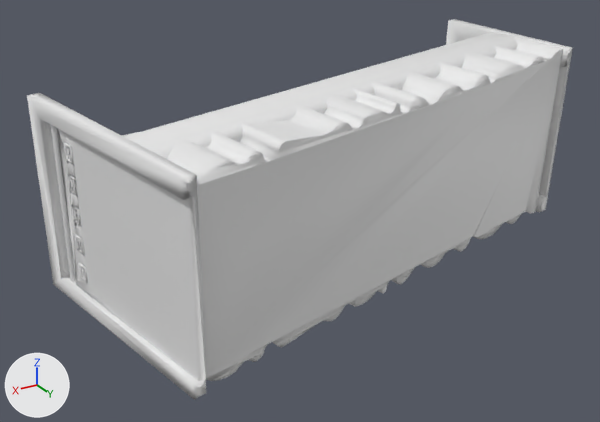
What one commit did to the OBJ model data/ShapeDatabase_INFOMR-master_normalized/Bed/D00836.obj.
Both versions are drawn from a 50 mm camera at (0.718, 1.128, 0.548) aimed at (0.005, -0.061, -0.046). Every picture has the same lights, and +X, +Y and +Z are marked at lower left. Where no turn or scale is listed for an object, it has been applied to the vertices.

The first picture shows 'D00836'.
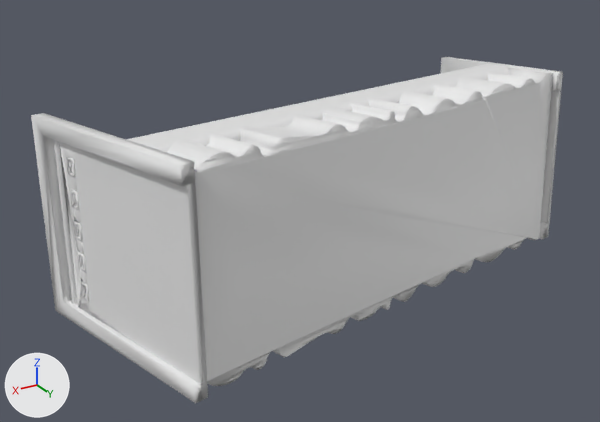
What the commit changed:
me_d00836 is used by ob_d00836; location (0.0, 0.0, 0.0).
me_d00836 had 9990 vertices, 20043 faces and spanned x -0.572..0.428, y -0.285..0.209, z -0.181..0.22.
me_d00836 now has 9989 vertices, 20043 faces and spans x -0.572..0.428, y -0.285..0.209, z -0.22..0.181.
me_d00836 part 1: the loose piece of 521 vertices spanning x -0.532..0.36, y -0.193..0.118, z -0.174..0.211 is mirrored in z about the mesh origin.
me_d00836 part 2: the loose piece of 76 vertices spanning x -0.572..-0.484, y -0.285..0.023, z -0.15..0.22 is mirrored in z about the mesh origin.
me_d00836 part 3: the loose piece of 6911 vertices spanning x -0.549..0.341, y -0.108..0.195, z -0.179..0.209 is mirrored in z about the mesh origin.
me_d00836 part 4: 12 vertices moved within x 0.178..0.404, y -0.164..-0.021, z 0.0; 2159 vertices removed from x 0.151..0.428, y -0.227..0.209, z -0.181..0.196; 2158 vertices added at x 0.151..0.428, y -0.227..0.209, z -0.196..0.181.

Changed parts and their boxes (x1, y1, x2, y2) in the pictures (600 x 422 px; the box of a moved part takes in the faces that stretch with it):
'D00836', reshaped (9% shorter)
    before: (27, 19, 573, 400)
    after: (31, 57, 563, 403)
part 1 of me_d00836, moved or reshaped
    before: (124, 32, 518, 159)
    after: (126, 64, 509, 153)
part 2 of me_d00836, moved or reshaped
    before: (446, 19, 573, 212)
    after: (441, 57, 563, 239)
part 3 of me_d00836, moved or reshaped
    before: (166, 38, 563, 381)
    after: (167, 67, 553, 386)
part 4 of me_d00836, moved or reshaped
    before: (27, 93, 206, 400)
    after: (31, 113, 208, 403)
